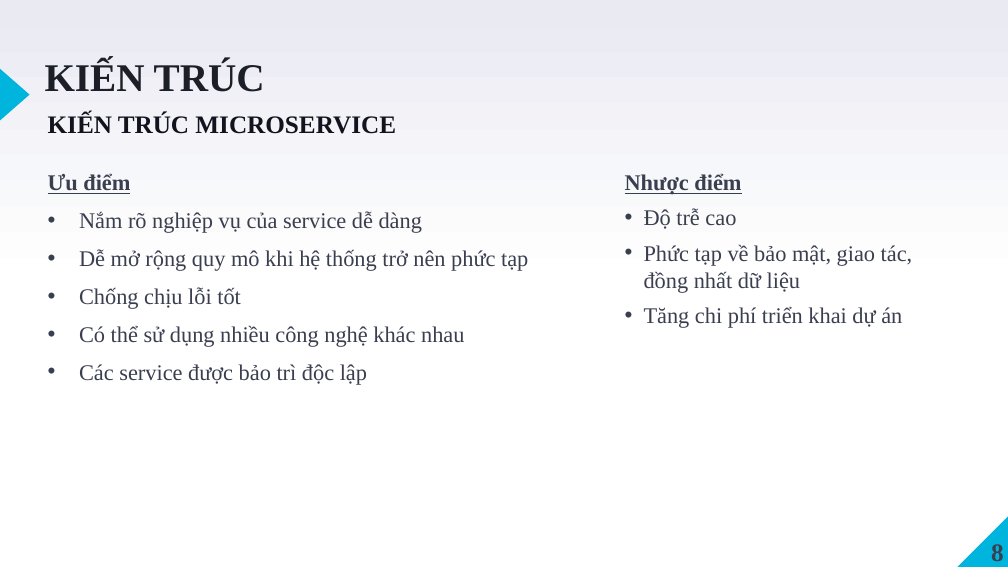
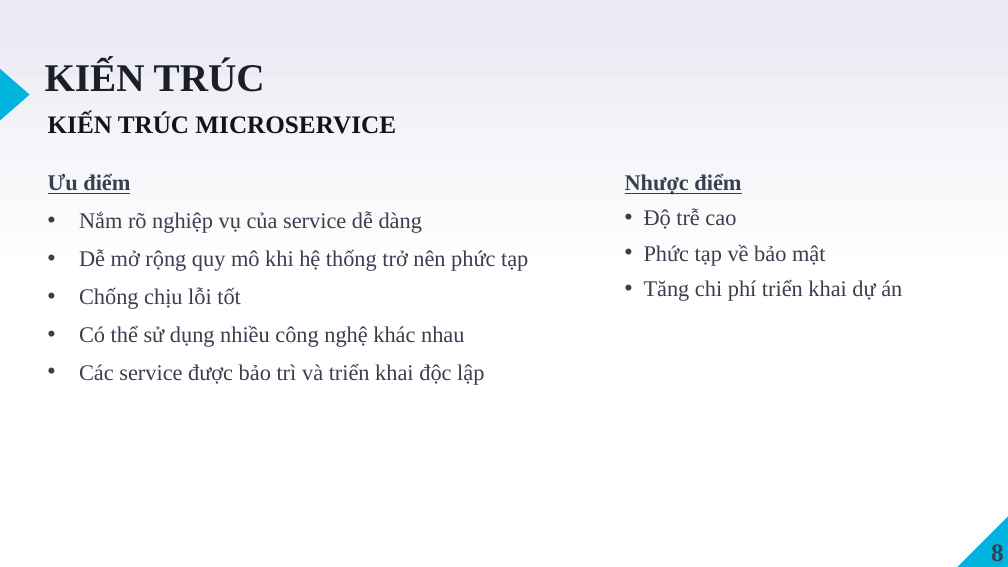
Before and after one commit to VoQuangTuong185/DoAnTotNghiep, a slide deck: slide 8 of Documentation/BCDK4/CN_185_VoQuangTuong_TomTat_BCCK.pptx. Drawn at 1008x567 pixels with LibreOffice and Linux fonts; fonts in the diff are those of the drawing. Boxes give left, top, right and bottom in pixels: in the first picture for what was removed or moved away, otherwise in the second. Text is boxed around its words. In the diff, an @@ line names an element or a change of style, - is before the commit and + after.

```diff
--- a/Documentation/BCDK4/CN_185_VoQuangTuong_TomTat_BCCK.pptx
+++ b/Documentation/BCDK4/CN_185_VoQuangTuong_TomTat_BCCK.pptx
@@ text at (x1=644, y1=244, x2=825, y2=266): text changed @@
-• Phức tạp về bảo mật, giao tác, đồng nhất dữ liệu
+• Phức tạp về bảo mật
@@ text at (x1=79, y1=364, x2=484, y2=385): text changed @@
-• Các service được bảo trì độc lập
+• Các service được bảo trì và triển khai độc lập
```
Also in this commit, not shown: 3 other slides changed, 1 other file.
